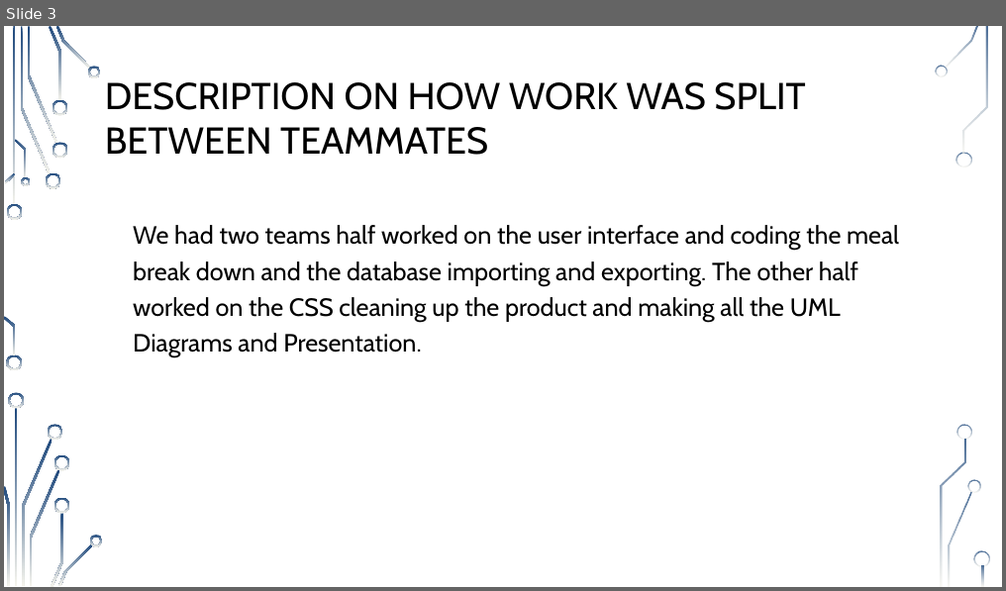
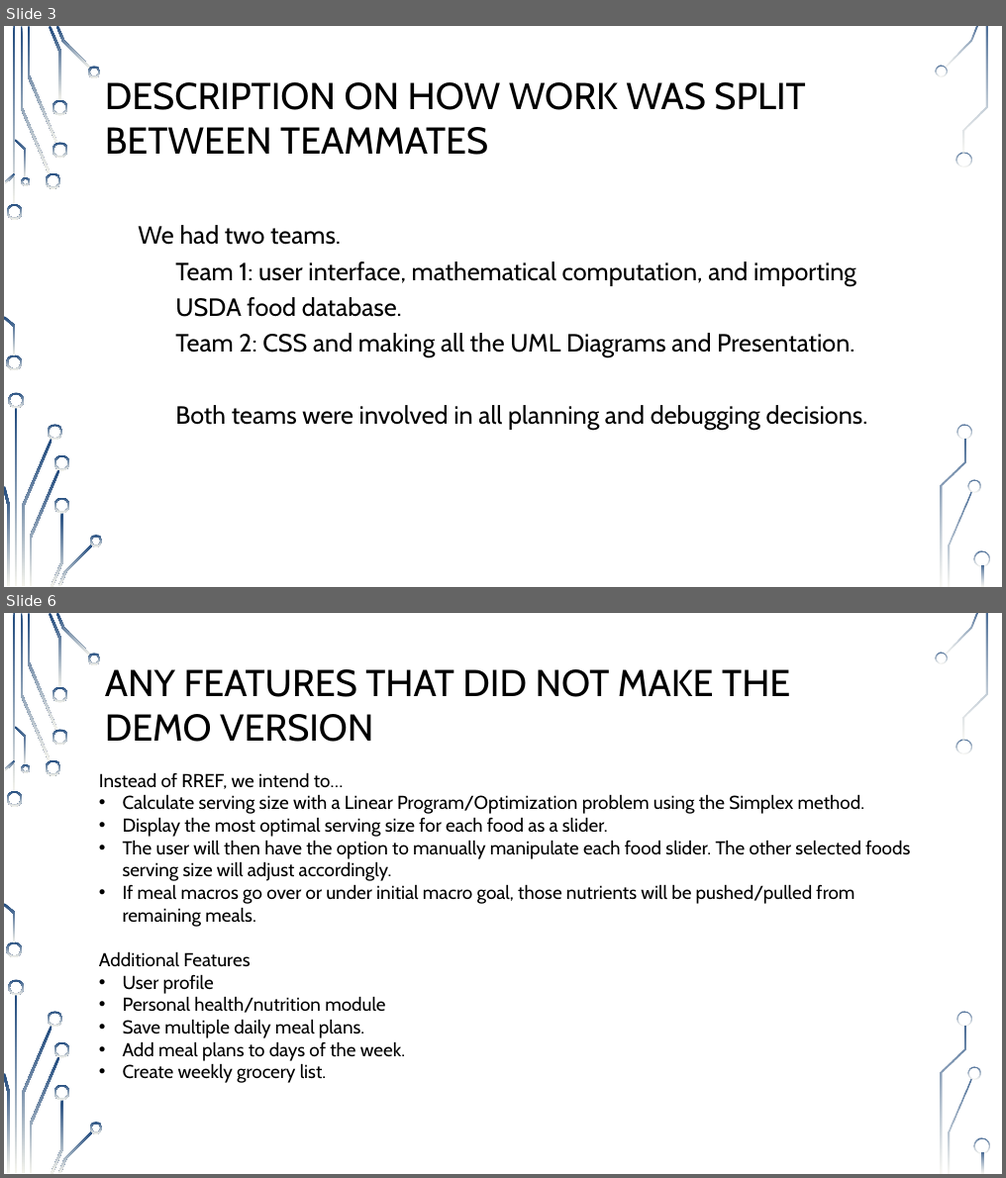
Before and after one commit to ajuhl/MacroPrepFinal, a slide deck: Documentation/EECS_448 Project 3.pptx. Shown one above the other, each under a label of ours: slide 3 before the commit, slides 3 and 6 after it; the slides between them are not shown. The pictures are 1006x591 and 1006x1178 pixels, drawn with LibreOffice and Linux fonts; fonts in the diff are those of the drawing; background and template pictures are left out. Boxes give left, top, right and bottom in pixels: in the first picture for what was removed or moved away, otherwise in the second. Text is boxed around its words. In the diff, an @@ line names an element or a change of style, - is before the commit and + after.

```diff
--- a/Documentation/EECS_448 Project 3.pptx
+++ b/Documentation/EECS_448 Project 3.pptx
@@ slide 6 added at (4, 613, 1002, 1174), background picture (left out); not listed: 36 template elements that a slide beside it also shows @@
@@ text added at (105, 669, 790, 742), 36 pt, text #000000 @@
+ANY FEATURES THAT DID NOT MAKE THE DEMO VERSION
@@ text added at (99, 772, 910, 1083), 18 pt, text #000000 @@
+Instead of RREF, we intend to…
+• Calculate serving size with a Linear Program/Optimization problem using the Simplex method.
+• Display the most optimal serving size for each food as a slider.
+• The user will then have the option to manually manipulate each food slider. The other selected foods serving size will adjust accordingly.
+• If meal macros go over or under initial macro goal, those nutrients will be pushed/pulled from remaining meals.
+Additional Features
+• User profile
+• Personal health/nutrition module
+• Save multiple daily meal plans.
+• Add meal plans to days of the week.
+• Create weekly grocery list.
@@ slide 3 changed as well @@
@@ text at (138, 225, 868, 430): text changed @@
-• We had two teams half worked on the user interface and coding the meal break down and the database importing and exporting. The other half worked on the CSS cleaning up the product and making all the UML Diagrams and Presentation.
+• We had two teams.
+  • Team 1: user interface, mathematical computation, and importing USDA food database.
+  • Team 2: CSS and making all the UML Diagrams and Presentation.
+  • Both teams were involved in all planning and debugging decisions.
```
Also in this commit, not shown: 4 other slides changed, 1 other slide added, 1 slide removed.
